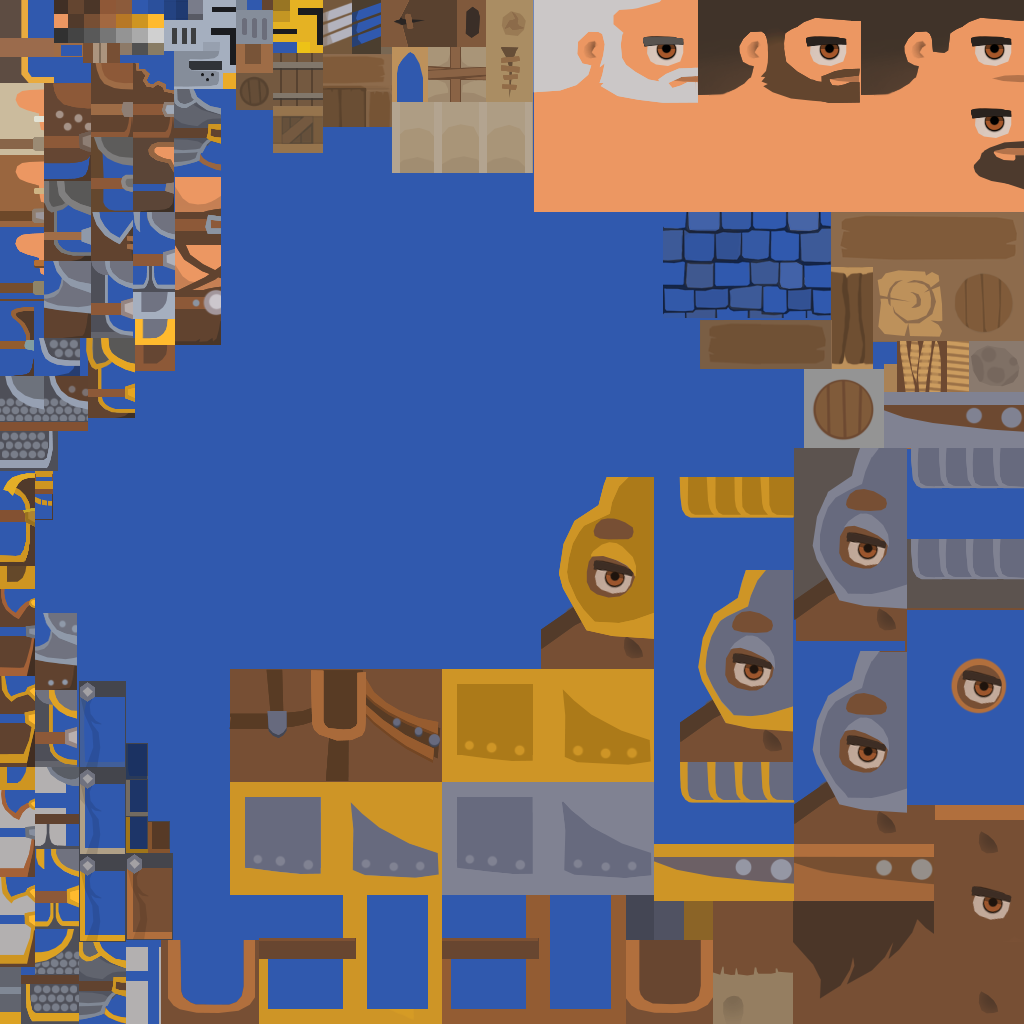
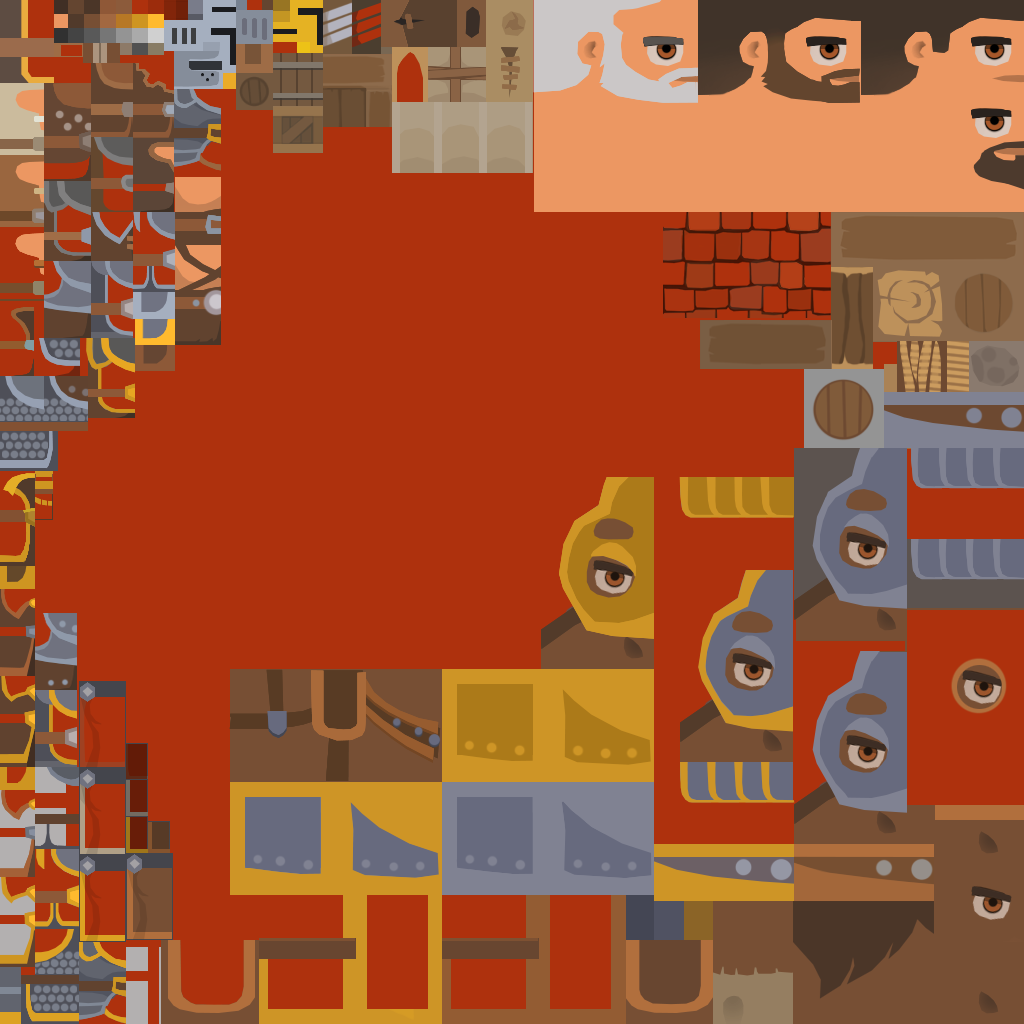
Layered file, before and after one edit (1024px x 1024px). Changes by layer:
hid "Blue" over [left=0, top=0, right=1024, bottom=1024]
showed "Red" over [left=0, top=0, right=1024, bottom=1024]